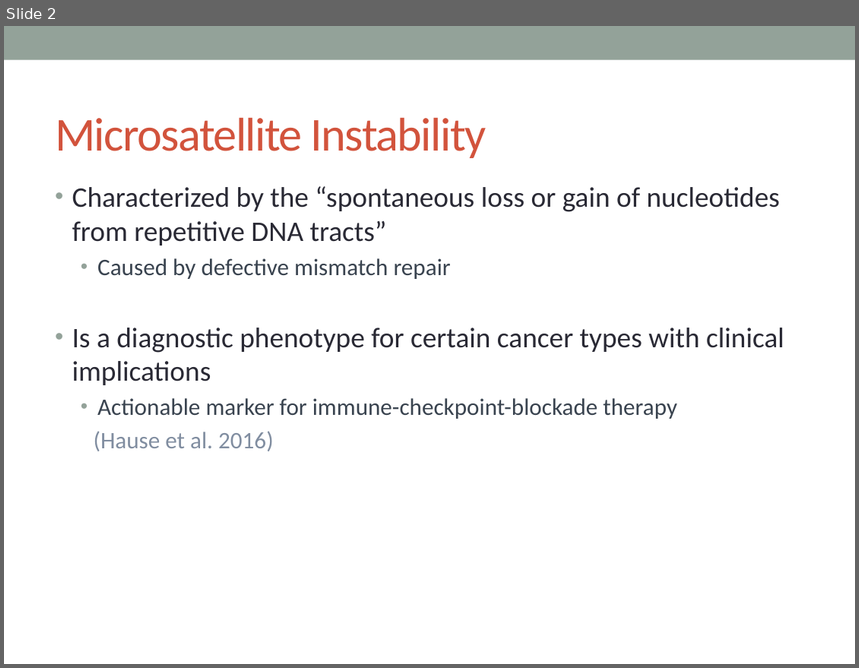
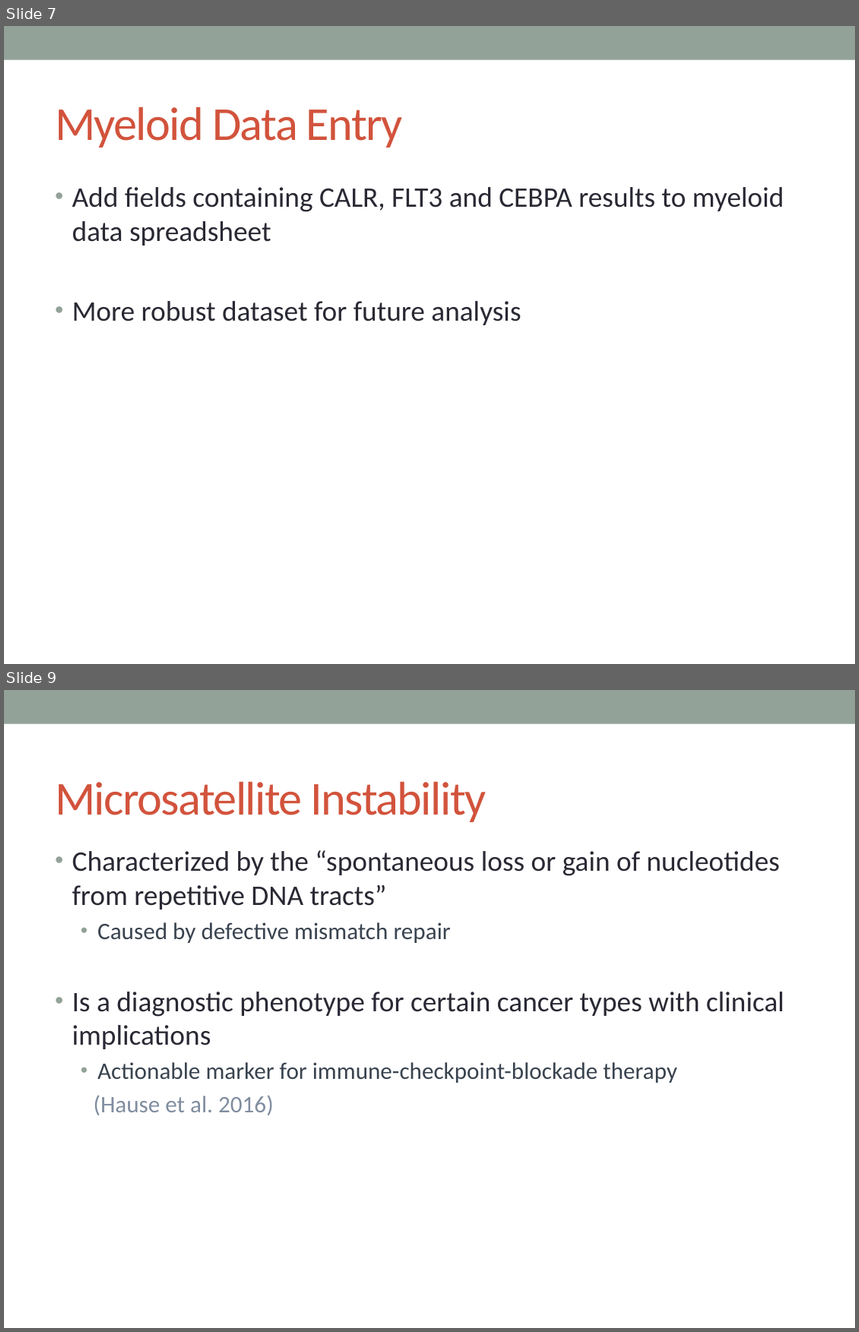
Before and after one commit to lailamargaret/Stanford-2018, a slide deck: MSI Project Presentation.pptx. Shown one above the other, each under a label of ours: slide 2 before the commit, slides 7 and 9 after it; the slides between them are not shown. The pictures are 859x668 and 859x1332 pixels, drawn with LibreOffice and Linux fonts; fonts in the diff are those of the drawing. Boxes give left, top, right and bottom in pixels: in the first picture for what was removed or moved away, otherwise in the second. Text is boxed around its words. In the diff, an @@ line names an element or a change of style, - is before the commit and + after.

```diff
--- a/MSI Project Presentation.pptx
+++ b/MSI Project Presentation.pptx
@@ slide 7 added at bbox=[4, 26, 855, 664], background #FFFFFF; not listed: 1 template element that a slide beside it also shows @@
@@ title added at bbox=[55, 107, 403, 148], 40 pt, text #D2533C @@
+Myeloid Data Entry
@@ text added at bbox=[72, 187, 785, 325], 24 pt, text #292934 @@
+• Add fields containing CALR, FLT3 and CEBPA results to myeloid data spreadsheet
+• More robust dataset for future analysis
@@ what was slide 2 is now slide 9 @@
```
Also in this commit, not shown: 6 slides changed, 6 other slides added, 1 other file.
